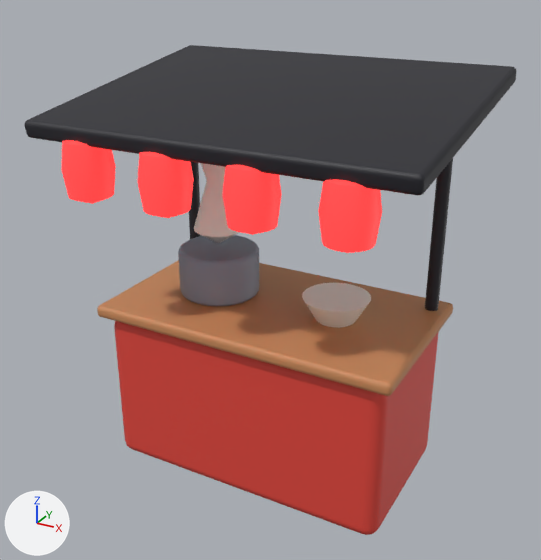
The glTF model public/models/noodle_stall.glb, before and after one commit.
Both versions are drawn from a camera (50 mm lens) standing at (1.97, -3.64, 3.05) and looking at (0.0, -0.07, 1.27). Arrows for +X, +Y and +Z are at lower left; the lights stay in place. The first picture is the older version. Where no turn or scale is listed for an object, it has been applied to the vertices. Vertices at exactly the same position are counted once.

In view in the first picture: 'noodle_stall'.
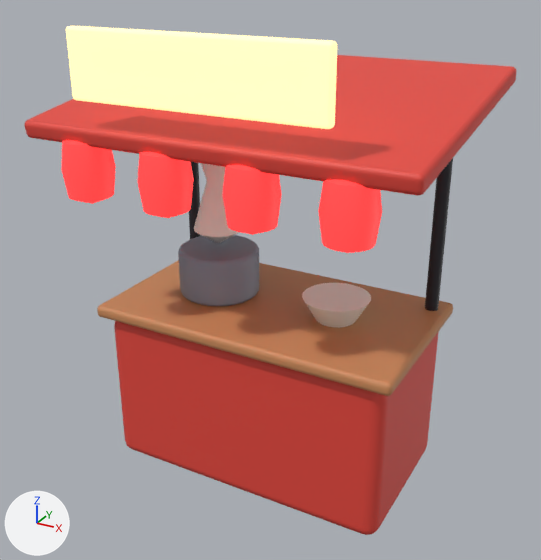
Where the newer file only moved an object's origin or applied its transform, the numbers keep the older frame.

Changed parts and their boxes (x1, y1, x2, y2) in the pictures (541 x 560 px):
'noodle_stall', reshaped
    before: (24, 45, 516, 535)
    after: (24, 26, 516, 535)
part 1 of me_noodle_stall_002, added (beige)
    after: (66, 26, 337, 129)
part 2 of me_noodle_stall_002, surface changed (grey to red)
    before: (24, 45, 516, 196)
    after: (24, 55, 516, 196)

The change, as a diff of the scene's bpy script:
```diff
--- a/public/models/noodle_stall.glb.py
+++ b/public/models/noodle_stall.glb.py
@@ me_noodle_stall_002 @@
 # used by ob_noodle_stall; location = (0.0, -0.023, 1.232)
-me_noodle_stall_002.from_pydata(...)  # 1117 vertices, 2186 faces; spans x -1.1..1.1, y -0.82..0.82, z -1.23..1.23
+me_noodle_stall_002.from_pydata(...)  # 1269 vertices, 2486 faces; spans x -1.1..1.1, y -0.82..0.82, z -1.23..1.49
+# me_noodle_stall_002 part 1: a new loose piece of 152 vertices spanning x -0.7..0.7, y -0.81..-0.75, z 1.14..1.49, in mat_toy
+# me_noodle_stall_002 part 2: 290 kept faces spanning x -1.1..1.1, y -0.77..0.82, z 0.9..1.23 get new texture (UV) coordinates
+# other edits to the shape of me_noodle_stall_002 do not show in these pictures
 me_noodle_stall_002.materials.append(mat_toy)
```
